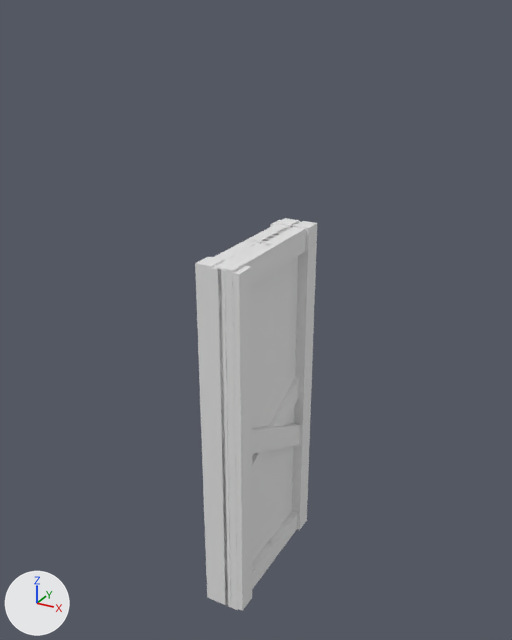
An edit to the FBX model Assets/3DModels/door.fbx, drawn before and after from the same camera.
Camera for both pictures: a 50 mm lens placed at (3.67, -8.8, 6.92), pointed at (-0.09, -1.95, 3.49). Arrows for +X, +Y and +Z are at lower left; the lights stay in place.

Objects in the first picture: 'LeftSide', 'RightSide'.
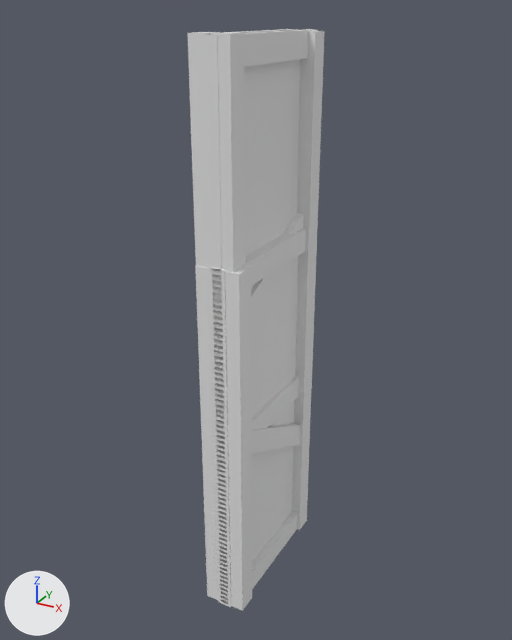
The newer file is also turned or shifted as a whole; pictures and numbers use the older file's frame.

Location of each change, [x1, y1, x2, y2] in pixels of the pictures (512 x 640 px):
'RightSide', moved
    before: [195, 220, 310, 610]
    after: [188, 29, 325, 430]

The change in detail:
Object 'RightSide' (ob_rightside) moves from (0.0, -1.99, 2.21) to (0.0, -1.98, 4.43).
